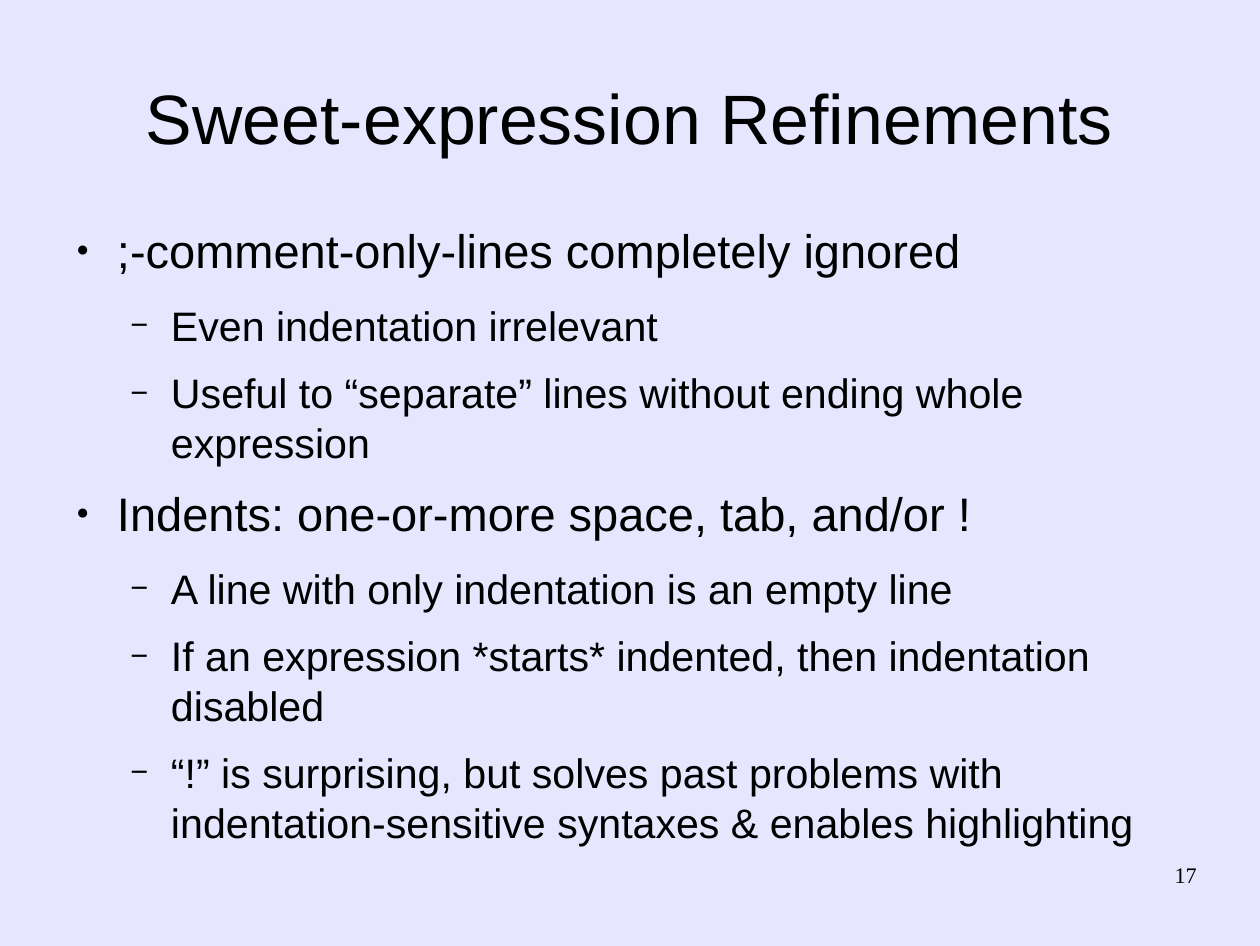
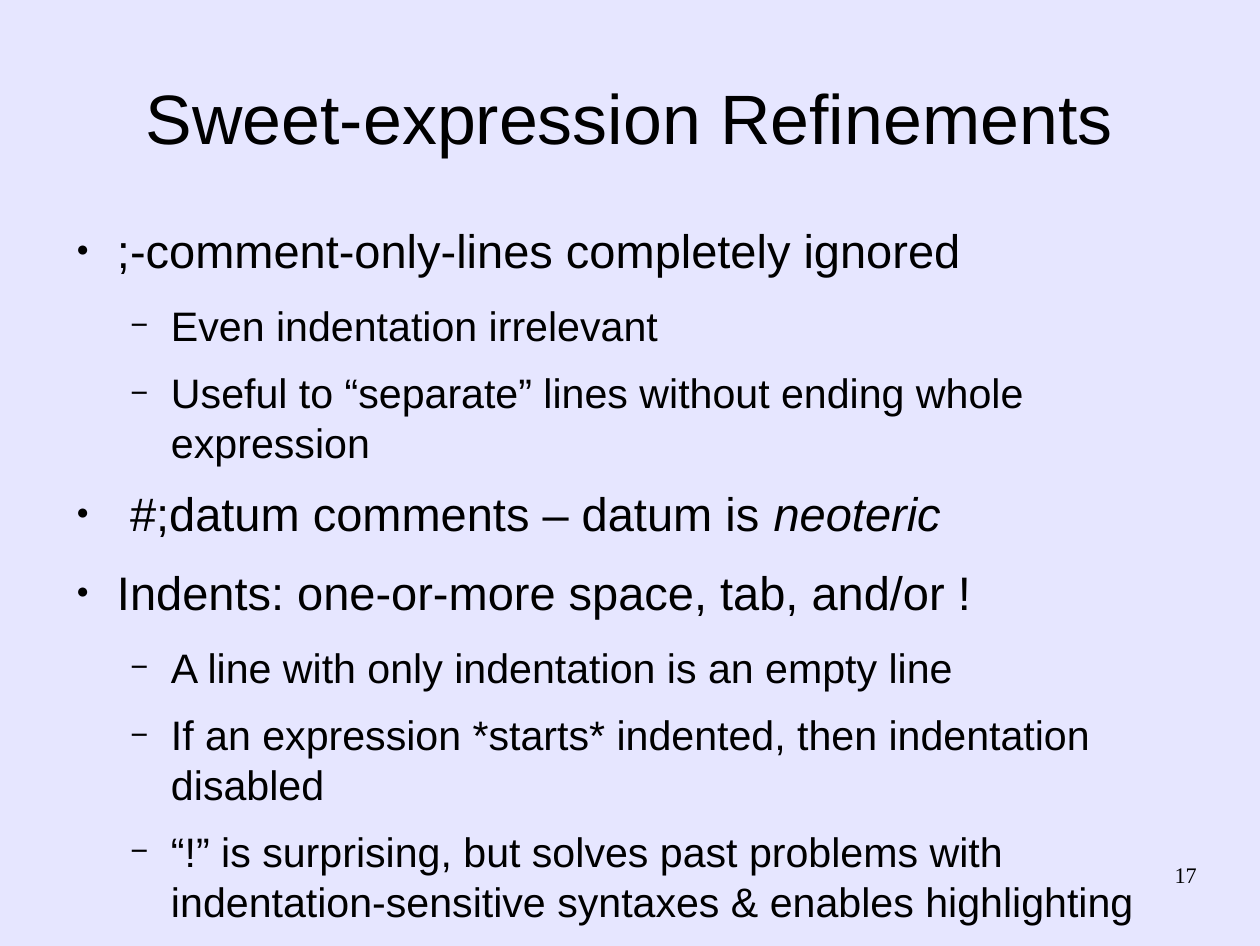
Before and after one commit to martin12333/Readable-Lisp-S-expressions, a slide deck: slide 17 of readable-s-expressions.odp. Drawn at 1260x946 pixels with LibreOffice and Linux fonts; fonts in the diff are those of the drawing. Boxes give left, top, right and bottom in pixels: in the first picture for what was removed or moved away, otherwise in the second. Text is boxed around its words. In the diff, an @@ line names an element or a change of style, - is before the commit and + after.

Commit message:
readable-s-expressions.odp: Update presentation for version 0.5 semantics.

```diff
--- a/readable-s-expressions.odp
+++ b/readable-s-expressions.odp
@@ text at (130, 497, 941, 537): paragraph added @@
+● #;datum comments – datum is neoteric
```
Also in this commit, not shown: 4 other slides changed.
